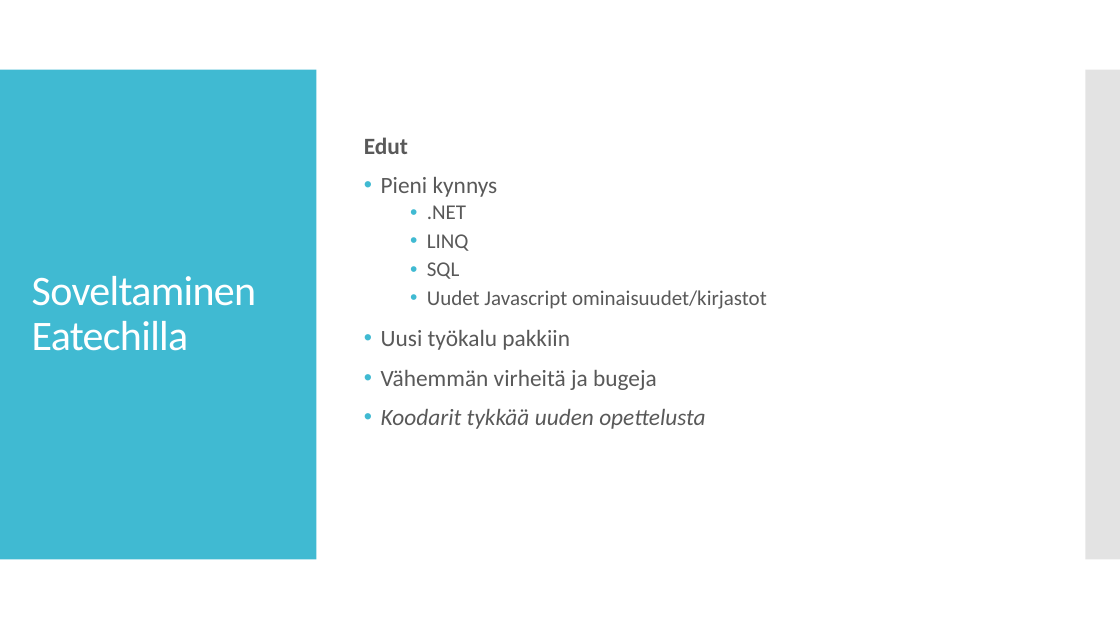
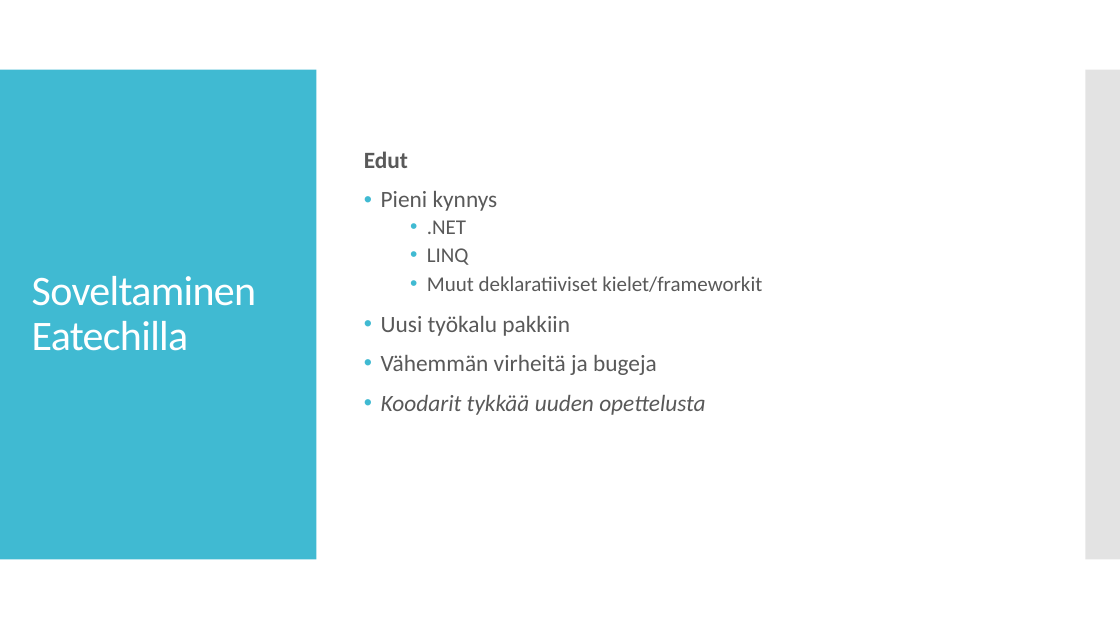
Before and after one commit to supertopi/FSharpRep, a slide deck: slide 9 of F.pptx. Drawn at 1120x630 pixels with LibreOffice and Linux fonts; fonts in the diff are those of the drawing. Boxes give left, top, right and bottom in pixels: in the first picture for what was removed or moved away, otherwise in the second. Text is boxed around its words. In the diff, an @@ line names an element or a change of style, - is before the commit and + after.

```diff
--- a/F.pptx
+++ b/F.pptx
@@ text at (427,276,762,292): text changed @@
-  • SQL
-  • Uudet Javascript ominaisuudet/kirjastot
+  • Muut deklaratiiviset kielet/frameworkit
```
Also in this commit, not shown: 2 other slides changed, 5 other files.
